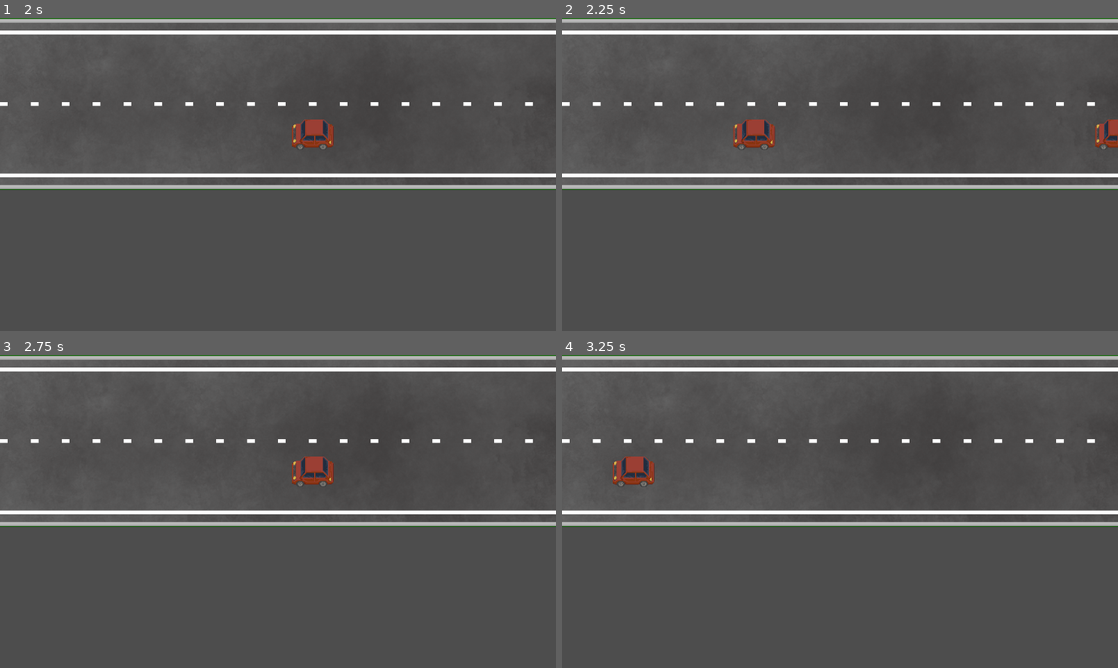
Above: before the commit, frames 1-4 (two rows, left to right).
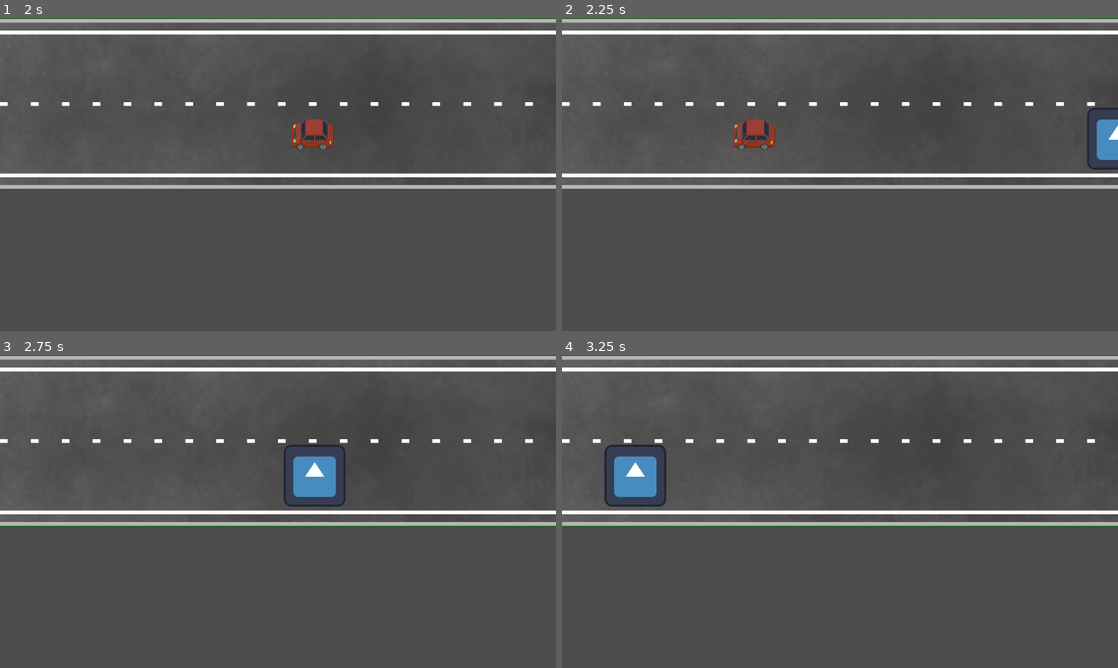
Above: after the commit, the same moments.

Repository: Skyepulse/LudumDare56
Game: Godot game, scene res://PrefabScenes/general.tscn
Two runs of this game, one before a commit and one after it. Both use one fixed random seed, a clock stepped at 60 frames per second and the inputs below. This scene is started directly instead of the project's main scene. The engine's default icon, where the game draws it, is replaced by a stand-in: a white triangle on a blue panel in a dark square.
Inputs (mouse positions are in pixels of both pictures, inside the frame that each line leads up to):
- Up to frame 1 (2 s): move the mouse to (400, 158) at 0.52 s; click (400, 158) at 0.67 s; move the mouse to (166, 190) at 1.27 s; click (166, 190) at 1.42 s
- Up to frame 2 (2.25 s): move the mouse to (895, 105) at 2.02 s; click (895, 105) at 2.17 s
- Up to frame 3 (2.75 s): no input
- Up to frame 4 (3.25 s): move the mouse to (812, 574) at 2.77 s; click (812, 574) at 2.92 s

Frame 1 is identical in both runs. In frame 2, 0.8% of the frame differs, in the area x 94-100%, y 28-49%; in frame 3, 1.4%; in frame 4, 2.1%, in the area x 7-19%, y 28-49%.

Commit message:
rajout_camion/voiture_bleu

Diff:
--- /dev/null
+++ b/PrefabScenes/Camion.tscn
@@ -0,0 +1,5 @@
+[gd_scene load_steps=2 format=3 uid="uid://bbbxewc8c1m3e"]
+
+[ext_resource type="PackedScene" uid="uid://b85yc2dcgsrvy" path="res://PrefabScenes/Voiture.tscn" id="1_nngyx"]
+
+[node name="Camion" instance=ExtResource("1_nngyx")]
--- /dev/null
+++ b/PrefabScenes/Voiture_bleu.tscn
@@ -0,0 +1,9 @@
+[gd_scene load_steps=3 format=3 uid="uid://bnreyl28nj3dc"]
+
+[ext_resource type="PackedScene" uid="uid://b85yc2dcgsrvy" path="res://PrefabScenes/Voiture.tscn" id="1_o8y1h"]
+[ext_resource type="Texture2D" uid="uid://bxycrnu4ryrob" path="res://icon.svg" id="2_v15uw"]
+
+[node name="Voiture_bleu" instance=ExtResource("1_o8y1h")]
+
+[node name="Sprite2D" parent="." index="1"]
+texture = ExtResource("2_v15uw")
--- /dev/null
+++ b/PrefabScenes/Voiture_rouge.tscn
@@ -0,0 +1,5 @@
+[gd_scene load_steps=2 format=3 uid="uid://cwrmt1xvnvopf"]
+
+[ext_resource type="PackedScene" uid="uid://b85yc2dcgsrvy" path="res://PrefabScenes/Voiture.tscn" id="1_ew08f"]
+
+[node name="Voiture_rouge" instance=ExtResource("1_ew08f")]
--- a/PrefabScenes/general.gd
+++ b/PrefabScenes/general.gd
@@ -1,6 +1,9 @@
 extends Node2D
 
-var voiture: PackedScene = preload("res://PrefabScenes/Voiture.tscn")
+var voiture_rouge: PackedScene = preload("res://PrefabScenes/Voiture_rouge.tscn")
+var voiture_bleu: PackedScene = preload("res://PrefabScenes/Voiture_bleu.tscn")
+var camion: PackedScene = preload("res://PrefabScenes/Camion.tscn")
+
 var road: PackedScene = preload("res://PrefabScenes/sprite_2d.tscn")
 
 var delay = 0.15 #Time between car
@@ -38,10 +41,16 @@
 		time_passed = 0.0
 
 
+func voiture_move(camera_position, direc: int) -> void:
+	var rand = randf()
+	var voiture_instance
+	if rand <=0.4:
+		voiture_instance = voiture_rouge.instantiate()
+	elif (rand <=0.8):
+		voiture_instance = voiture_bleu.instantiate()
+	else:
+		voiture_instance = camion.instantiate()
 
-
-func voiture_move(camera_position, direc) -> void:
-	var voiture_instance = voiture.instantiate()
 	voiture_instance.direc = direc
 	add_child(voiture_instance)
 	voiture_instance.position = camera_position
